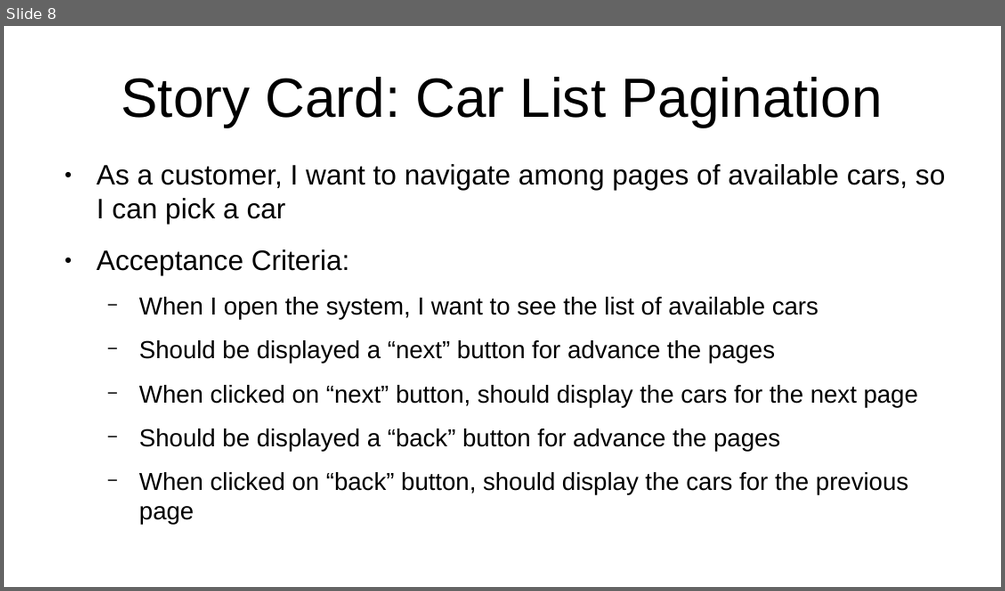
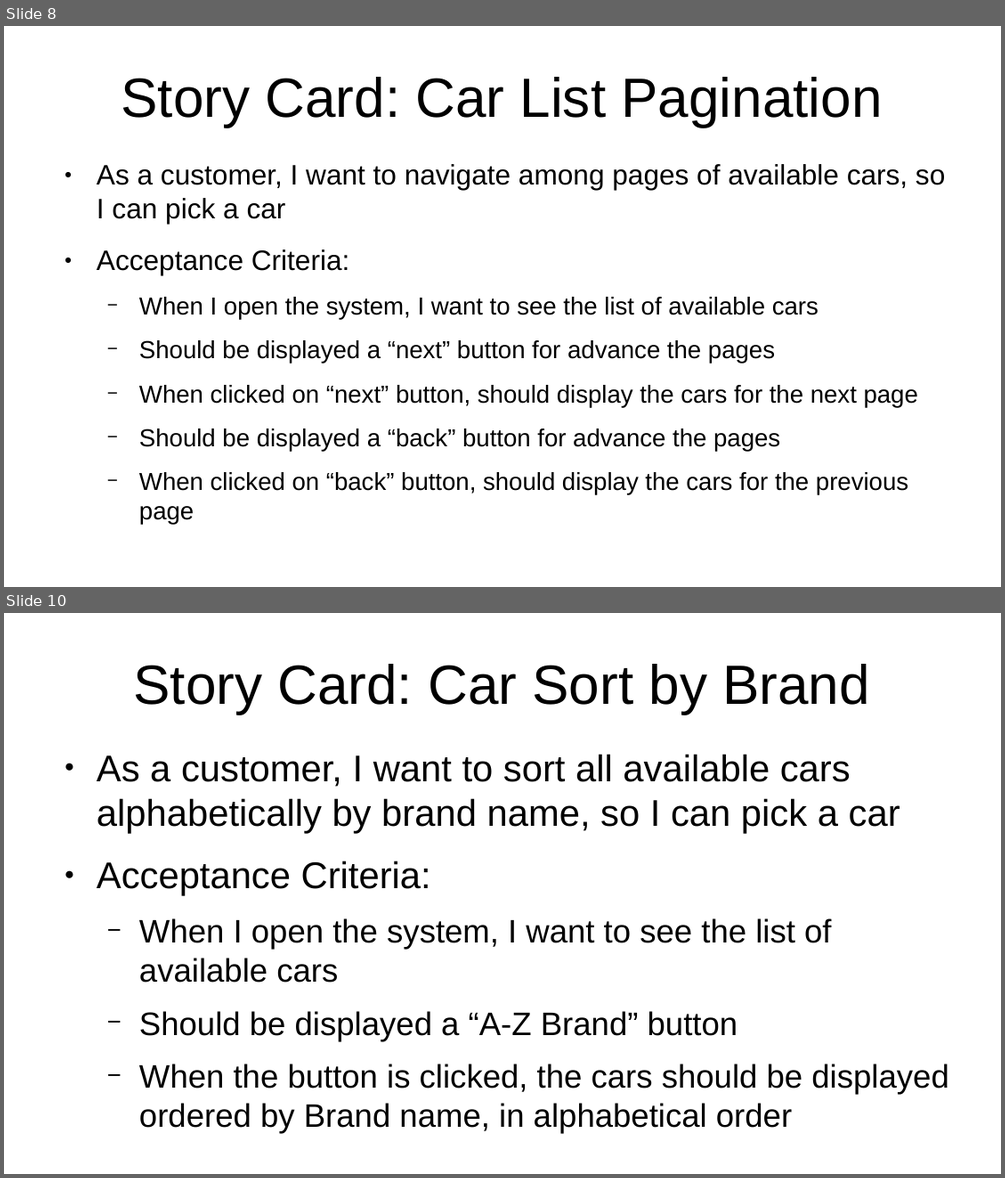
Before and after one commit to al8111/Java-UML-SWT, a slide deck: presentation.odp. Shown one above the other, each under a label of ours: slide 8 before the commit, slides 8 and 10 after it; the slides between them are not shown. The pictures are 1005x591 and 1005x1178 pixels, drawn with LibreOffice and Linux fonts; fonts in the diff are those of the drawing. Boxes give left, top, right and bottom in pixels: in the first picture for what was removed or moved away, otherwise in the second. Text is boxed around its words. In the diff, an @@ line names an element or a change of style, - is before the commit and + after.

```diff
--- a/presentation.odp
+++ b/presentation.odp
@@ slide 10 added at (4,613,1001,1174), background #FFFFFF @@
@@ title added at (134,664,870,714), 44 pt, text #000000 @@
+Story Card: Car Sort by Brand
@@ text added at (97,754,948,1134), 25.9 pt, text #000000 @@
+● As a customer, I want to sort all available cars alphabetically by brand name, so I can pick a car
+● Acceptance Criteria:
+  − When I open the system, I want to see the list of available cars
+  − Should be displayed a “A-Z Brand” button
+  − When the button is clicked, the cars should be displayed ordered by Brand name, in alphabetical order
```
Also in this commit, not shown: 3 slides changed, 2 other files.
